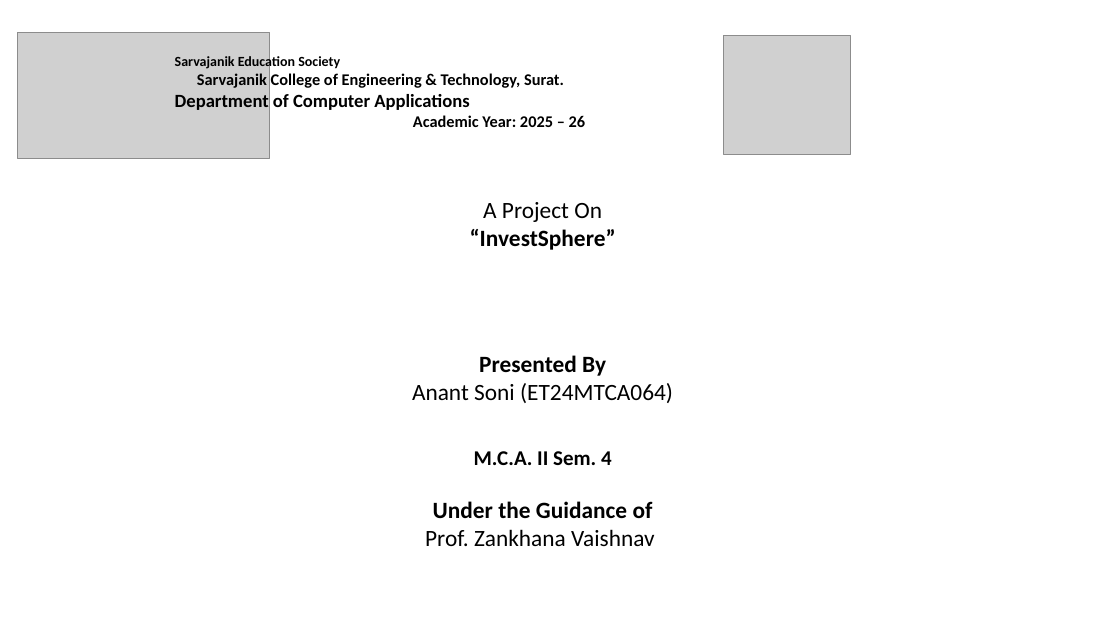
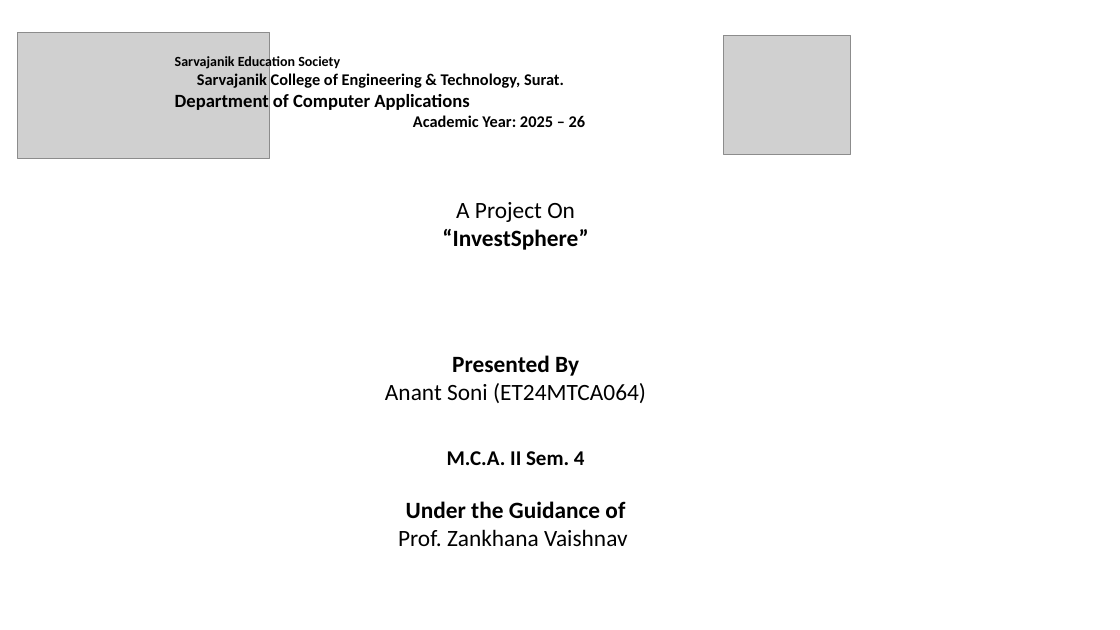
Before and after one commit to Theanantsoni/investsphere, a slide deck: slide 1 of InvestSphere-PPT.pptx. Drawn at 1120x630 pixels with LibreOffice and Linux fonts; fonts in the diff are those of the drawing; grey boxes stand for pictures; background and template pictures are left out. Boxes give left, top, right and bottom in pixels: in the first picture for what was removed or moved away, otherwise in the second. Text is boxed around its words. In the diff, an @@ line names an element or a change of style, - is before the commit and + after.

Commit message:
SIP Invest success - 07-04-26

```diff
--- a/InvestSphere-PPT.pptx
+++ b/InvestSphere-PPT.pptx
@@ text "A Project On": place and size @@
-text "A Project On" at [412,202,673,546]
+text "A Project On" at [385,202,646,546]
```
Also in this commit, not shown: 1 other slide changed, 22 other files.
